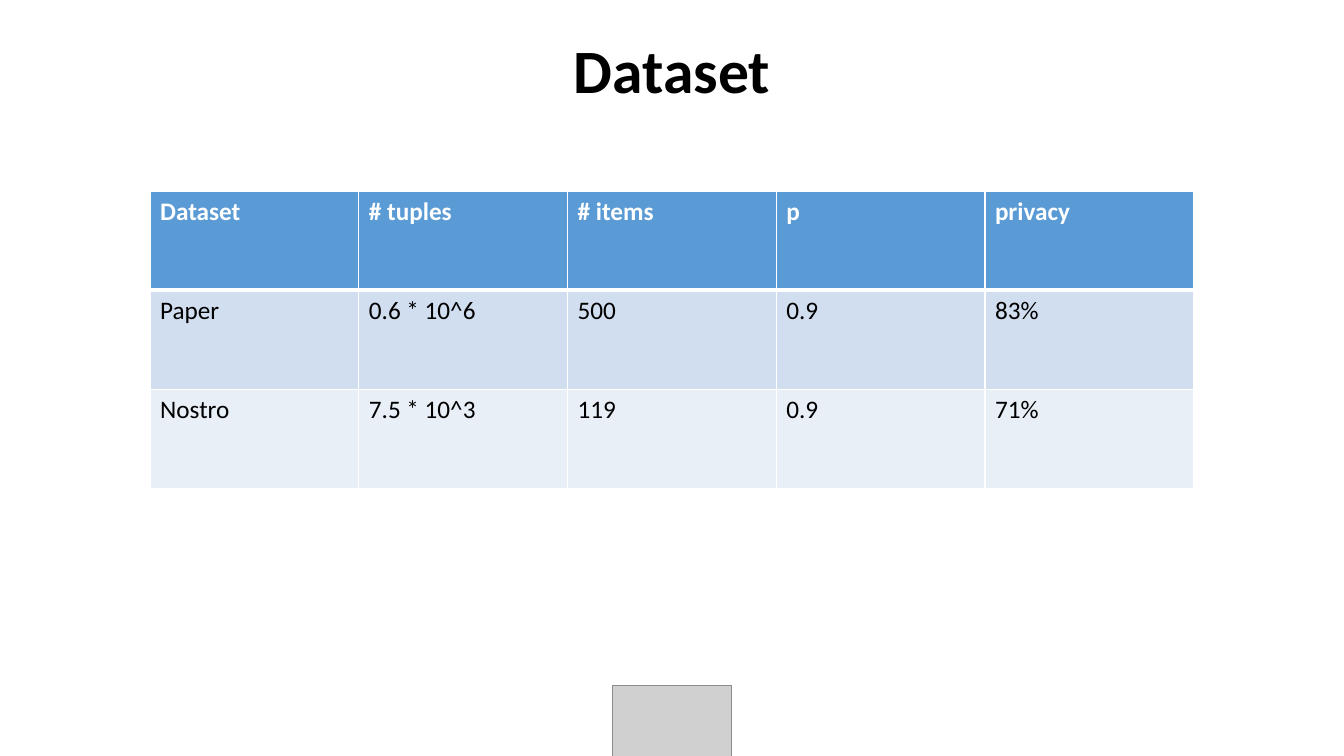
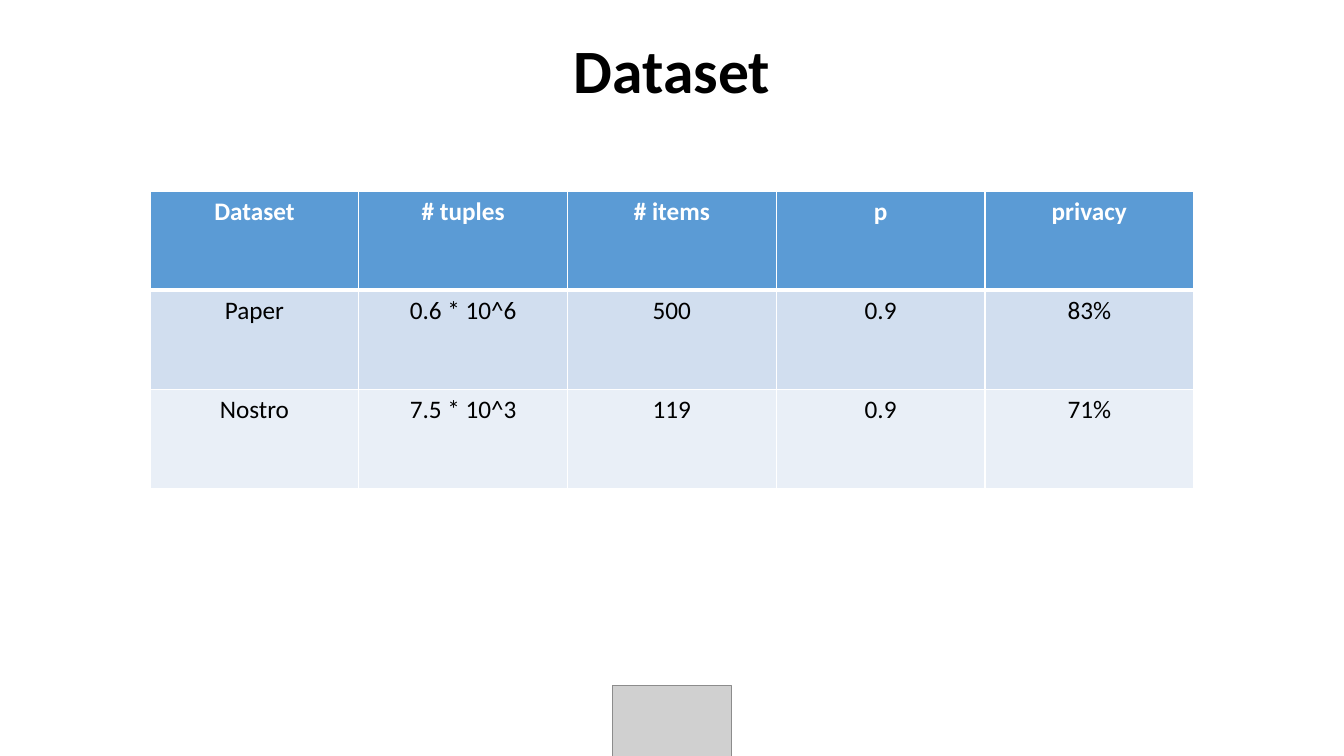
Before and after one commit to jf994/DataProtectionProject, a slide deck: slide 6 of docs/Presentazione.pptx. Drawn at 1344x756 pixels with LibreOffice and Linux fonts; fonts in the diff are those of the drawing; grey boxes stand for pictures; background and template pictures are left out. Boxes give left, top, right and bottom in pixels: in the first picture for what was removed or moved away, otherwise in the second. Text is boxed around its words. In the diff, an @@ line names an element or a change of style, - is before the commit and + after.

Commit message:
pptx mod

```diff
--- a/docs/Presentazione.pptx
+++ b/docs/Presentazione.pptx
@@ table at [150, 191, 1194, 488] @@
@@ alignment left to centre @@
```
Also in this commit, not shown: 1 other slide changed.
